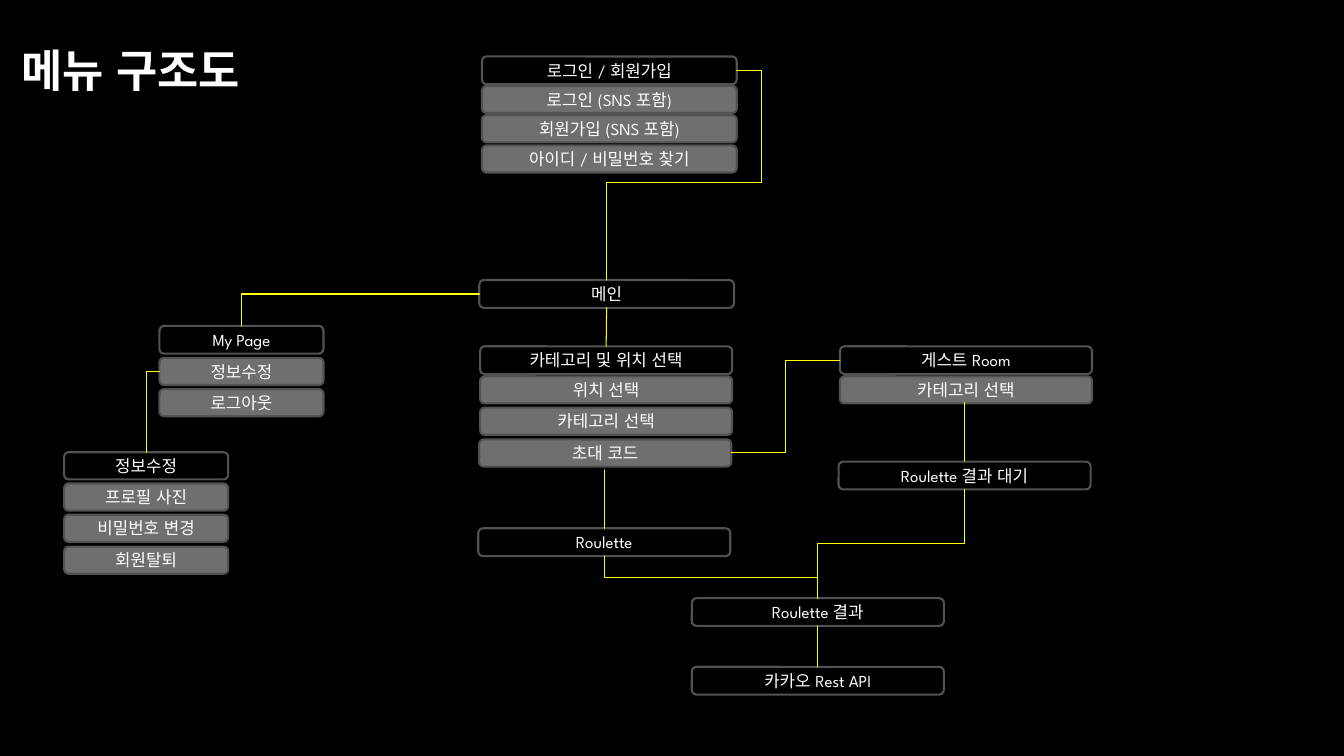
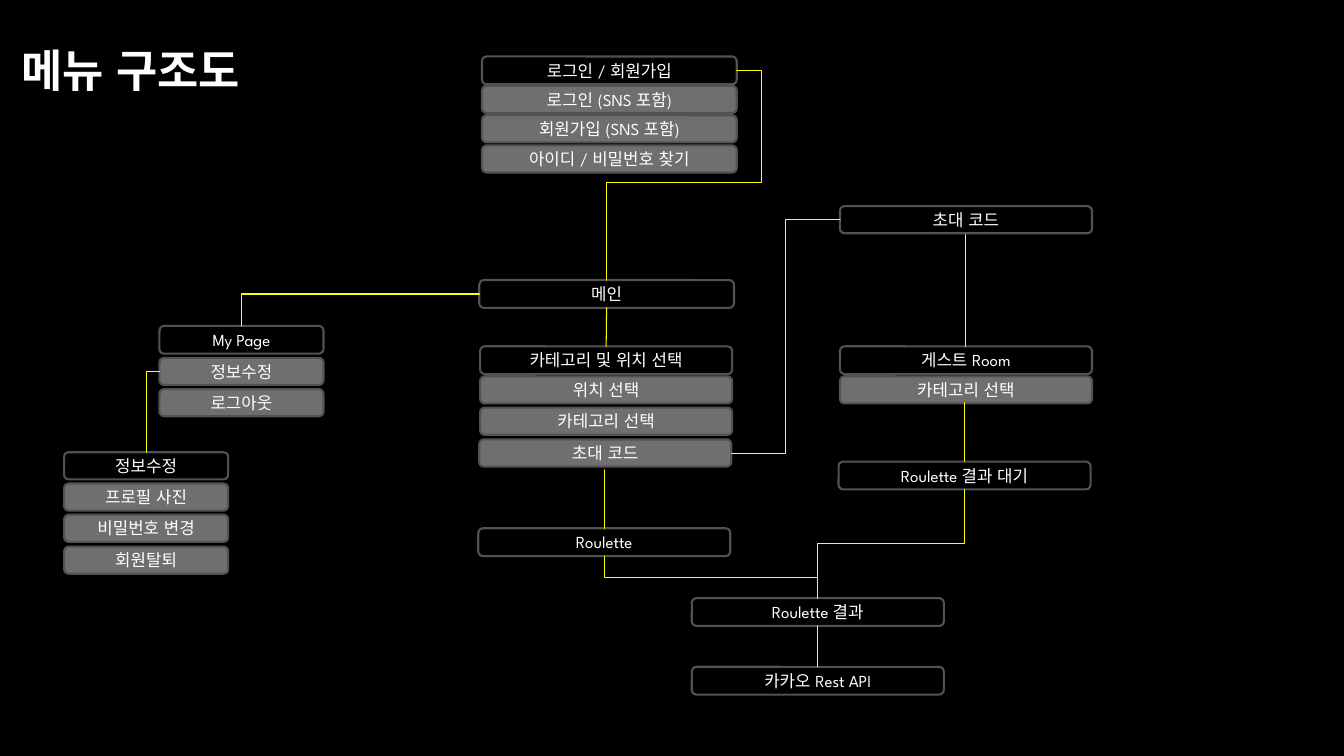
Before and after one commit to KORIT-Phkk/KORIT-portfolio-lunch-select, a slide deck: slide 5 of JmcProject.pptx. Drawn at 1344x756 pixels with LibreOffice and Linux fonts; fonts in the diff are those of the drawing; background and template pictures are left out. Boxes give left, top, right and bottom in pixels: in the first picture for what was removed or moved away, otherwise in the second. Text is boxed around its words. In the diff, an @@ line names an element or a change of style, - is before the commit and + after.

```diff
--- a/JmcProject.pptx
+++ b/JmcProject.pptx
@@ rounded rectangle added at bbox=[840, 207, 1092, 234], fill #000000, outline #525252 1.5 pt, 12 pt, text #FFFFFF @@
+초대 코드
@@ elbow line added from (840, 220) to (731, 453), #FFFF00 0.75 pt @@
@@ elbow line moved from (731, 453) - (840, 360) to (966, 233) - (966, 347) @@
```
Also in this commit, not shown: 5 other slides changed.
